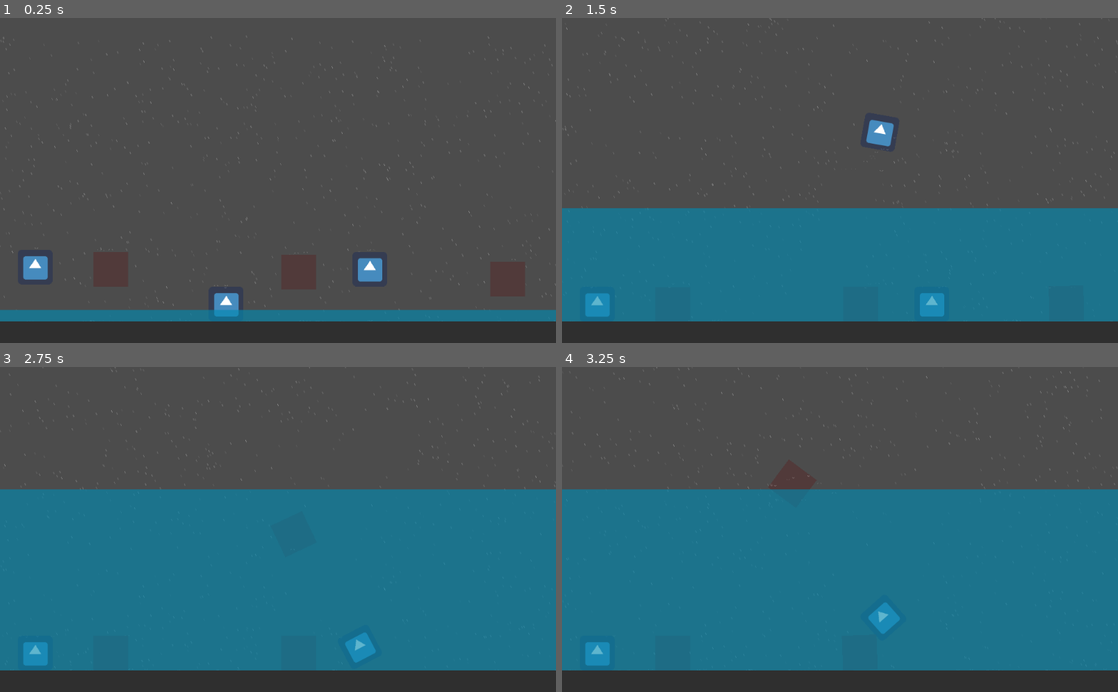
Above: before the commit, frames 1-4 (two rows, left to right).
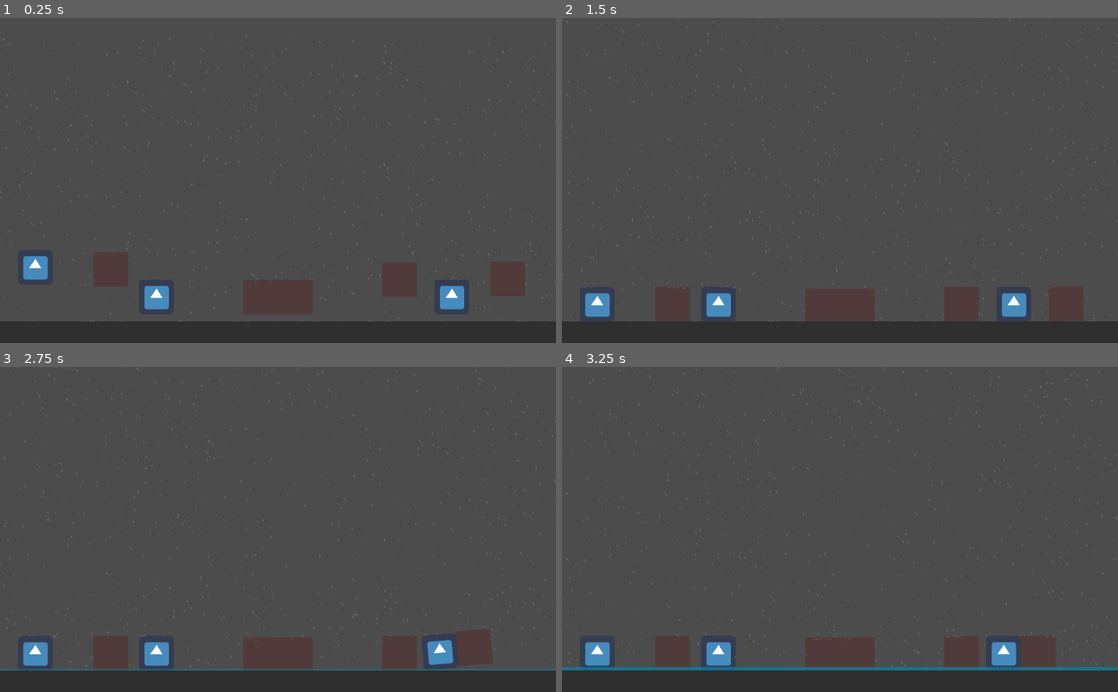
Above: after the commit, the same moments.

Repository: Deji69/NaturalDisasterJam
Game: Godot game, scene res://MainGame.tscn
Two runs of this game, one before a commit and one after it. Both use one fixed random seed, a clock stepped at 60 frames per second and the inputs below. The engine's default icon, where the game draws it, is replaced by a stand-in: a white triangle on a blue panel in a dark square.
Inputs (mouse positions are in pixels of both pictures, inside the frame that each line leads up to):
- Up to frame 1 (0.25 s): no input
- Up to frame 2 (1.5 s): drag from (789, 304) to (895, 109) at 0.52 s; drag from (1067, 304) to (812, 245) at 1.27 s
- Up to frame 3 (2.75 s): move the mouse to (33, 653) at 2.02 s; hold Right (ui_right) from 2.03 s (still down); click (33, 653) at 2.17 s
- Up to frame 4 (3.25 s): release Right (ui_right) at 2.75 s; drag from (923, 646) to (673, 480) at 2.77 s

The runs differ from the first frame. In frame 1, 5.1% of the frame differs, in the area x 0-100%, y 5-94%; in frame 2, 35%; in frame 3, 55%, in the area x 0-100%, y 0-94%; in frame 4, 55%.

Commit message:
Added new double length block type

Diff:
--- /dev/null
+++ b/DebrisItemScenes/TestDebrisItem3.tscn
@@ -0,0 +1,37 @@
+[gd_scene load_steps=3 format=2]
+
+[ext_resource path="res://DebrisItem.tscn" type="PackedScene" id=1]
+
+[sub_resource type="RectangleShape2D" id=1]
+
+custom_solver_bias = 0.0
+extents = Vector2( 61.1113, 28.5287 )
+
+[node name="DebrisItem" index="0" instance=ExtResource( 1 )]
+
+[node name="DraggableBlock" parent="." index="0"]
+
+mass = 0.25
+_sections_unfolded = [ "Angular", "Applied Forces", "Collision", "Linear", "Pickable", "Transform" ]
+
+[node name="CollisionShape2D" type="CollisionShape2D" parent="DraggableBlock" index="0"]
+
+shape = SubResource( 1 )
+
+[node name="Polygon2D" type="Polygon2D" parent="DraggableBlock" index="1"]
+
+polygon = PoolVector2Array( -64, -32, 64, -32, 64, 0, 64, 32, -64, 32 )
+uv = PoolVector2Array(  )
+color = Color( 0.320313, 0.228973, 0.228973, 1 )
+vertex_colors = PoolColorArray(  )
+offset = Vector2( 0, 0 )
+antialiased = false
+texture = null
+texture_offset = Vector2( 0, 0 )
+texture_scale = Vector2( 1, 1 )
+texture_rotation_degrees = 0.0
+invert_enable = false
+invert_border = 100.0
+
+
+[editable path="DraggableBlock"]
--- a/Flooding.gd
+++ b/Flooding.gd
@@ -4,7 +4,7 @@
 export var screen_level = 0.0
 # the water height for calculating the score
 export var total_level = 0.0
-var rise_speed = 2.5
+var rise_speed = 0.1
 
 func _ready():
 	$Water.connect('body_entered', self, '_on_water_entered')
--- a/MainGame.tscn
+++ b/MainGame.tscn
@@ -1,10 +1,11 @@
-[gd_scene load_steps=8 format=2]
+[gd_scene load_steps=9 format=2]
 
 [ext_resource path="res://Flooding.gd" type="Script" id=1]
 [ext_resource path="res://Rain.tscn" type="PackedScene" id=2]
 [ext_resource path="res://SurfaceDebris.tscn" type="PackedScene" id=3]
 [ext_resource path="res://DebrisItemScenes/TestDebrisItem.tscn" type="PackedScene" id=4]
 [ext_resource path="res://DebrisItemScenes/TestDebrisItem2.tscn" type="PackedScene" id=5]
+[ext_resource path="res://DebrisItemScenes/TestDebrisItem3.tscn" type="PackedScene" id=6]
 
 [sub_resource type="RectangleShape2D" id=1]
 
@@ -16,7 +17,7 @@
 custom_solver_bias = 0.0
 extents = Vector2( 768, 272 )
 
-[node name="World" type="Node" index="0"]
+[node name="World" type="Node"]
 
 [node name="Ground" type="StaticBody2D" parent="." index="0"]
 
@@ -106,7 +107,7 @@
 
 [node name="DebrisItem" parent="." index="2" instance=ExtResource( 4 )]
 
-position = Vector2( 416.389, 527.426 )
+position = Vector2( 288, 512 )
 _sections_unfolded = [ "Transform", "Z Index" ]
 
 [node name="DebrisItem2" parent="." index="3" instance=ExtResource( 5 )]
@@ -119,7 +120,7 @@
 
 [node name="DebrisItem4" parent="." index="5" instance=ExtResource( 4 )]
 
-position = Vector2( 681.027, 460.804 )
+position = Vector2( 832, 512 )
 
 [node name="DebrisItem5" parent="." index="6" instance=ExtResource( 5 )]
 
@@ -127,4 +128,8 @@
 
 [node name="DebrisItem6" parent="." index="7" instance=ExtResource( 5 )]
 
-position = Vector2( 549.634, 466.356 )
+position = Vector2( 736, 480 )
+
+[node name="DebrisItem7" parent="." index="8" instance=ExtResource( 6 )]
+
+position = Vector2( 512, 512 )
--- a/SurfaceDebris.gd
+++ b/SurfaceDebris.gd
@@ -6,6 +6,7 @@
 var debris_scenes = [
 	preload("res://DebrisItemScenes/TestDebrisItem.tscn"),
 	preload("res://DebrisItemScenes/TestDebrisItem2.tscn"),
+	preload("res://DebrisItemScenes/TestDebrisItem3.tscn"),
 ]
 var debris_items = []
 var direction = 0		# 0 left, 1 right
@@ -19,7 +20,7 @@
 
 func _ready():
 	$SpawnTimer.wait_time = 4
-	$SpawnTimer.start()
+	$SpawnTimer.stop()   # temporarily disabled
 
 func _physics_process(delta):
 	for item in debris_items:
